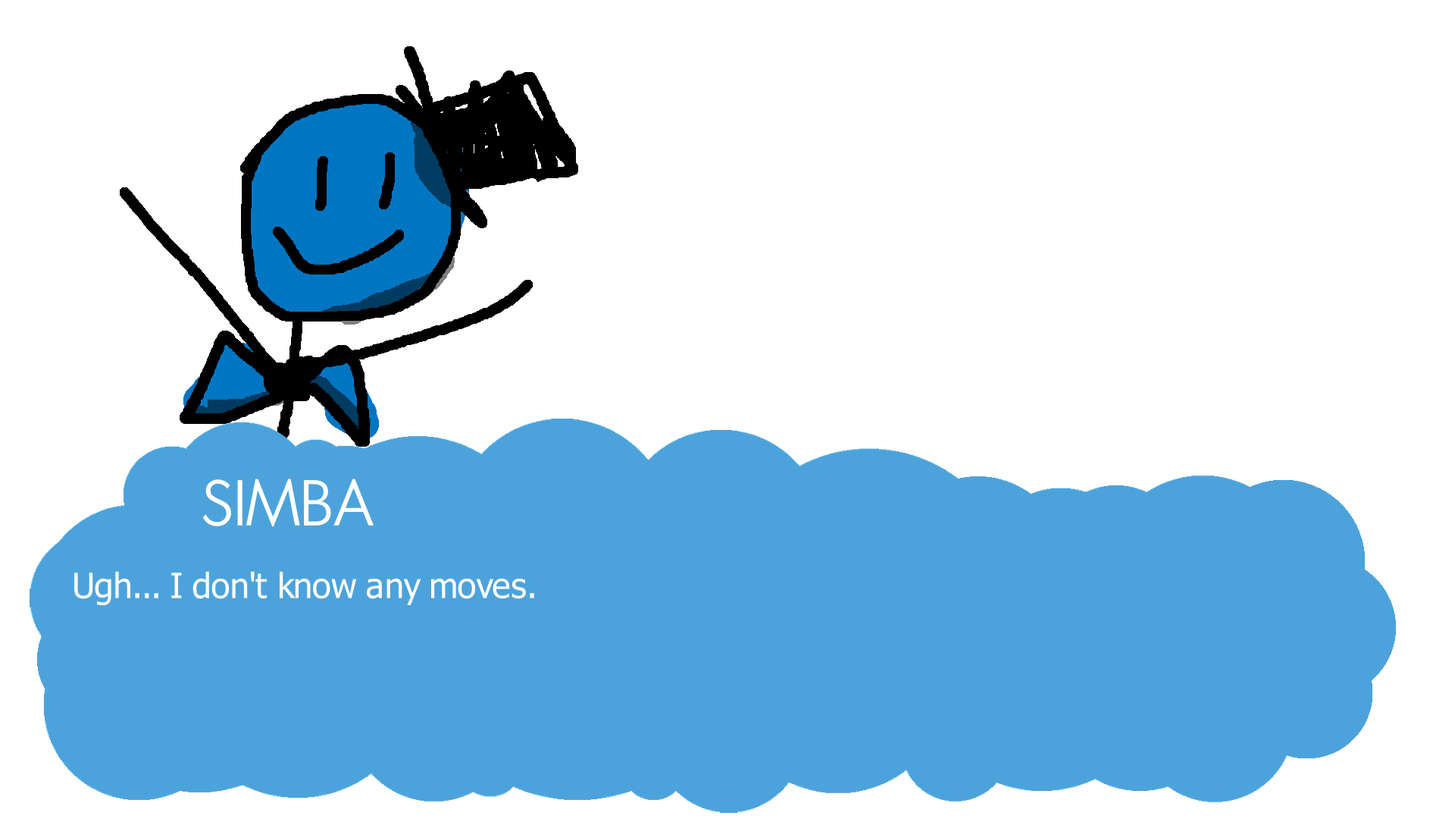
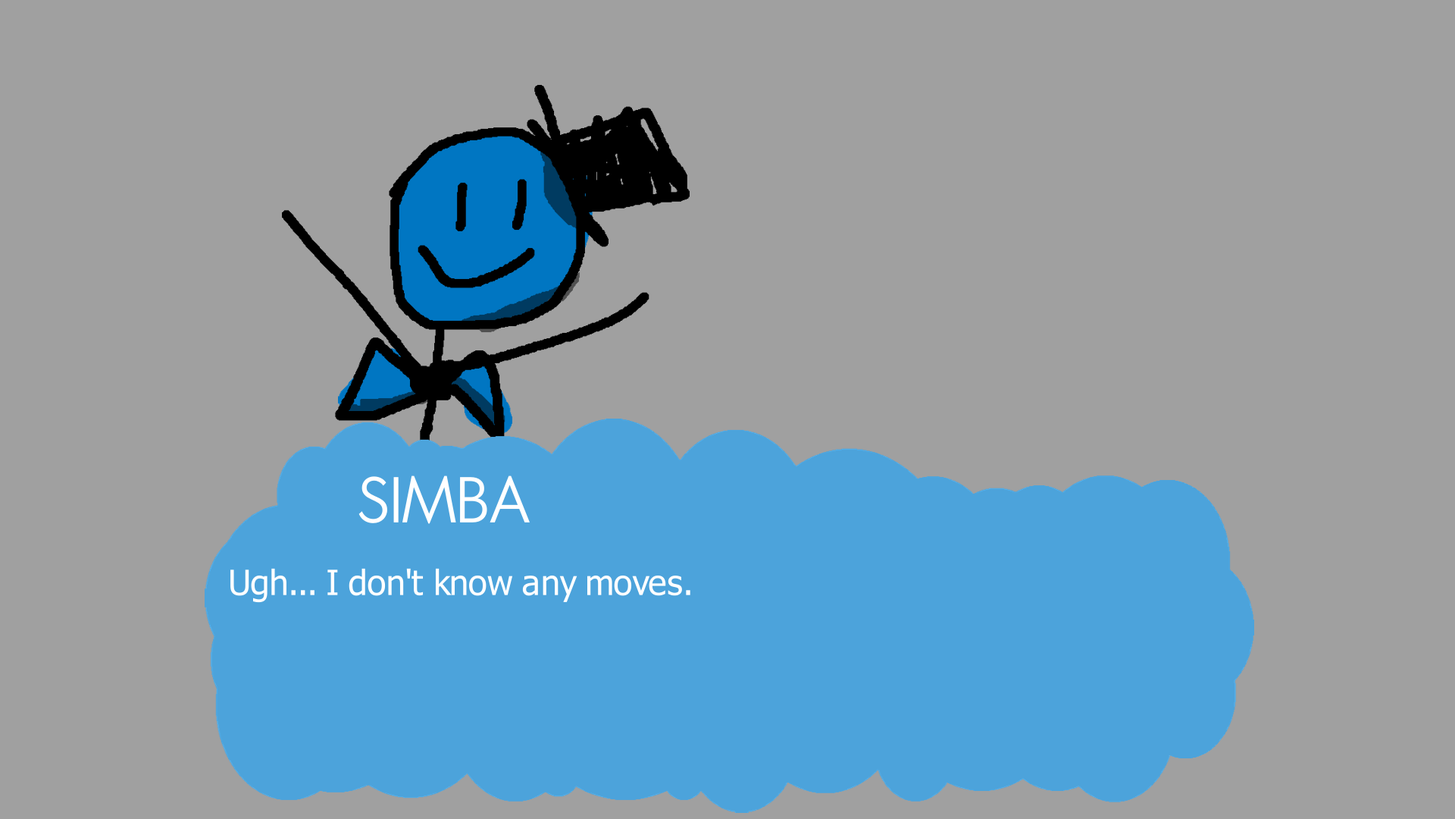
Layers edited between the first and the second 1455 x 819 image:
removed layer "Paint Layer 1" over box(0, 339, 1407, 819)
added layer "Bubble" above "Group 2" over box(204, 391, 1272, 819)
painted on "Shadow" over box(97, 48, 631, 486)
painted on "Lines" over box(48, 0, 728, 534)
painted on "Color" over box(97, 48, 631, 486)
added layer "Background" (1st of 2) (75%) above "Background" over box(0, 0, 1455, 819)
